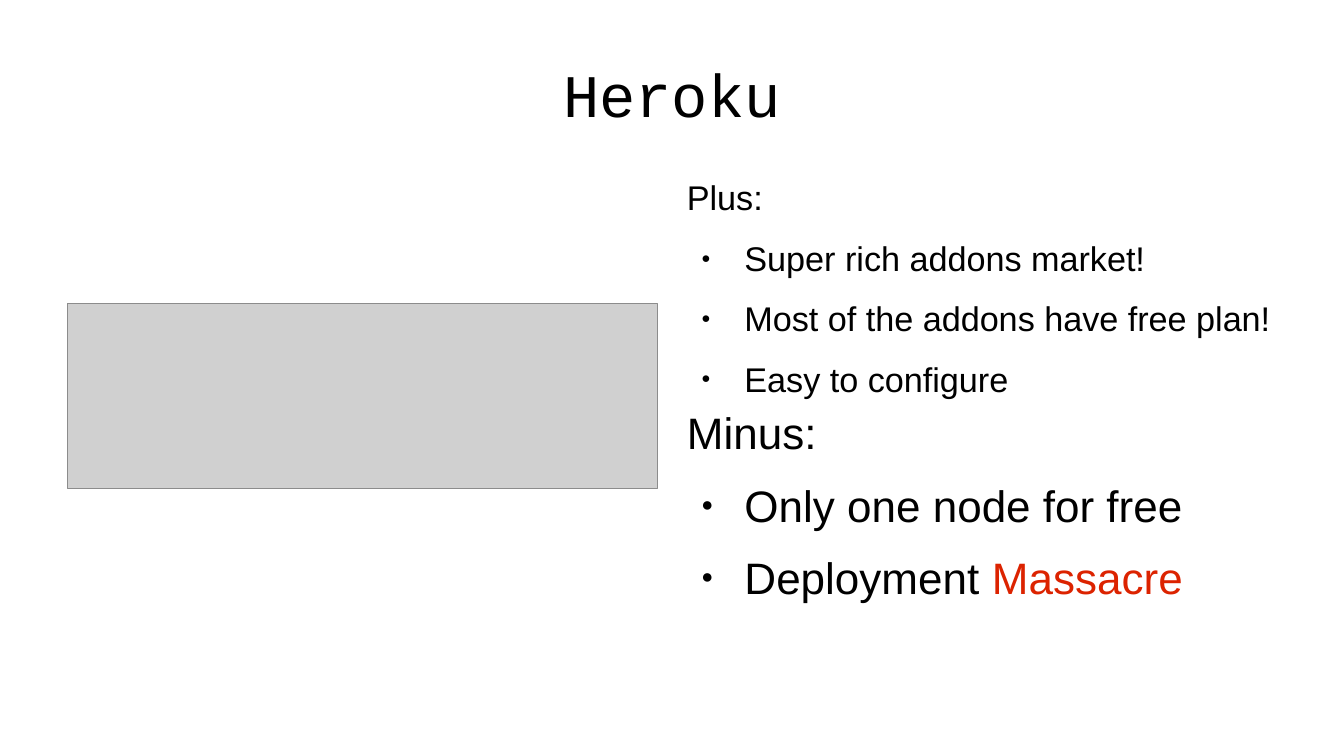
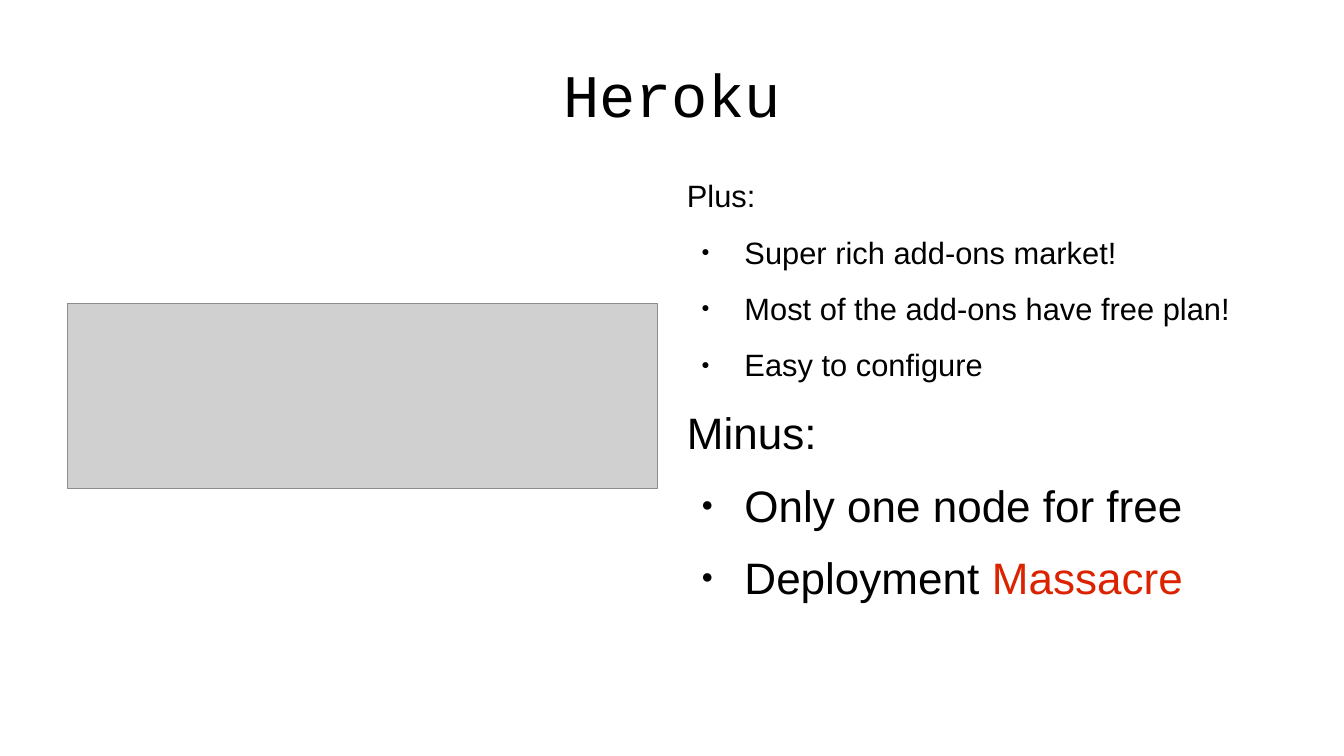
Before and after one commit to emgiezet/meetphp-8, a slide deck: slide 28 of presentation/presentation.odp. Drawn at 1344x756 pixels with LibreOffice and Linux fonts; fonts in the diff are those of the drawing; grey boxes stand for pictures; background and template pictures are left out. Boxes give left, top, right and bottom in pixels: in the first picture for what was removed or moved away, otherwise in the second. Text is boxed around its words. In the diff, an @@ line names an element or a change of style, - is before the commit and + after.

```diff
--- a/presentation/presentation.odp
+++ b/presentation/presentation.odp
@@ text at box(687, 184, 983, 382): size 20.1 to 18.2 pt in "Plus:", "Easy to configure" @@
@@ text at box(744, 241, 1230, 326): text changed; size 20.1 to 18.2 pt @@
-● Super rich addons market!
-● Most of the addons have free plan!
+● Super rich add-ons market!
+● Most of the add-ons have free plan!
```
Also in this commit, not shown: 7 other slides changed, 1 slide added, 1 slide removed.
